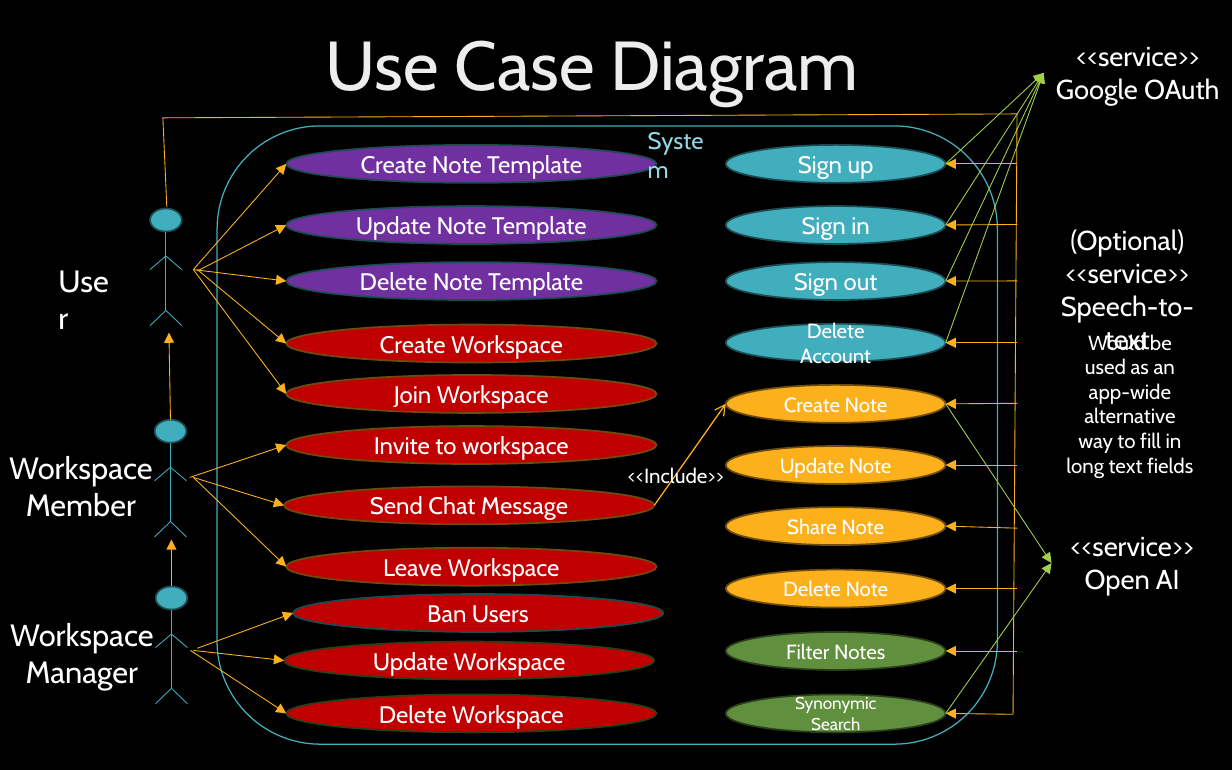
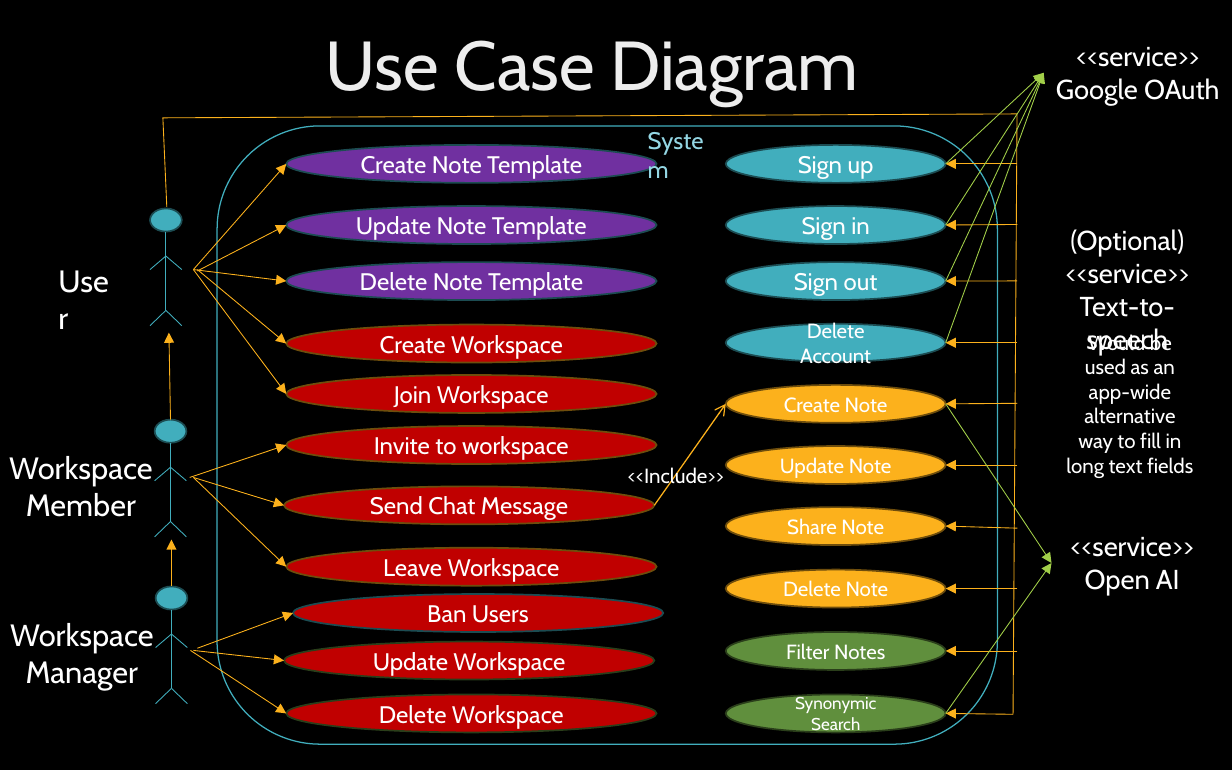
Before and after one commit to MinPoe/frontend-thingspace.ts, a slide deck: slide 4 of ThingSpaceTsM2.pptx. Drawn at 1232x770 pixels with LibreOffice and Linux fonts; fonts in the diff are those of the drawing; background and template pictures are left out. Boxes give left, top, right and bottom in pixels: in the first picture for what was removed or moved away, otherwise in the second. Text is boxed around its words. In the diff, an @@ line names an element or a change of style, - is before the commit and + after.

```diff
--- a/ThingSpaceTsM2.pptx
+++ b/ThingSpaceTsM2.pptx
@@ text at [1066, 229, 1190, 355]: text changed @@
-(Optional)
-<<service>>
-Speech-to-text
+(Optional)
+<<service>>
+Text-to-speech
```
Also in this commit, not shown: 3 other slides changed.
